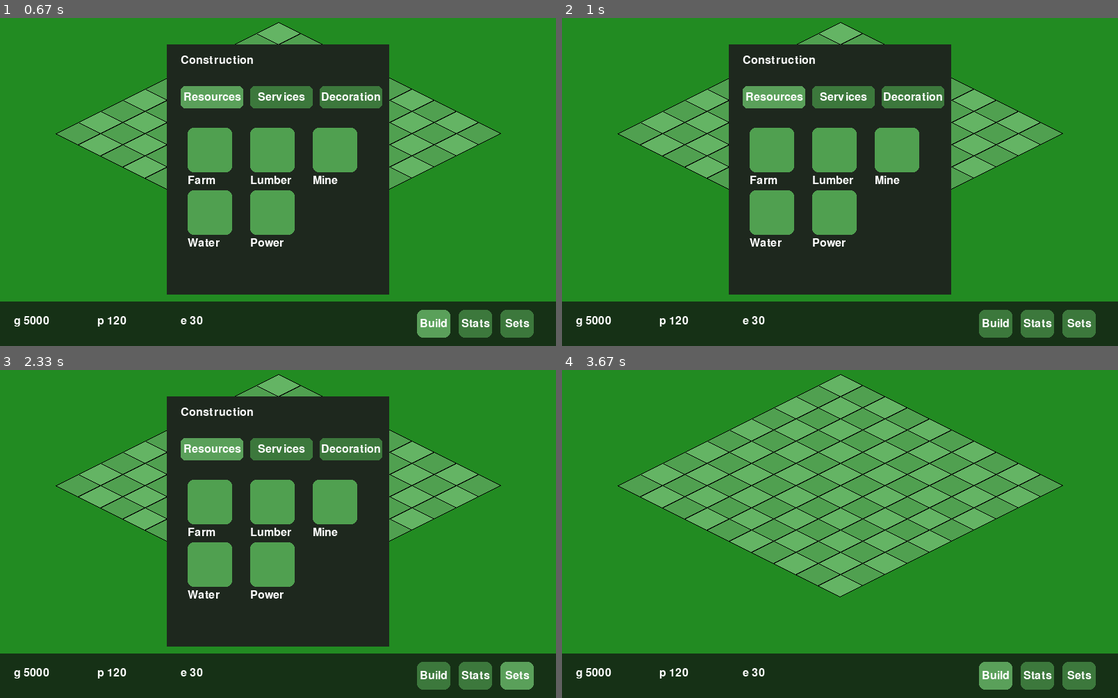
Above: before the commit, frames 1-4 (two rows, left to right).
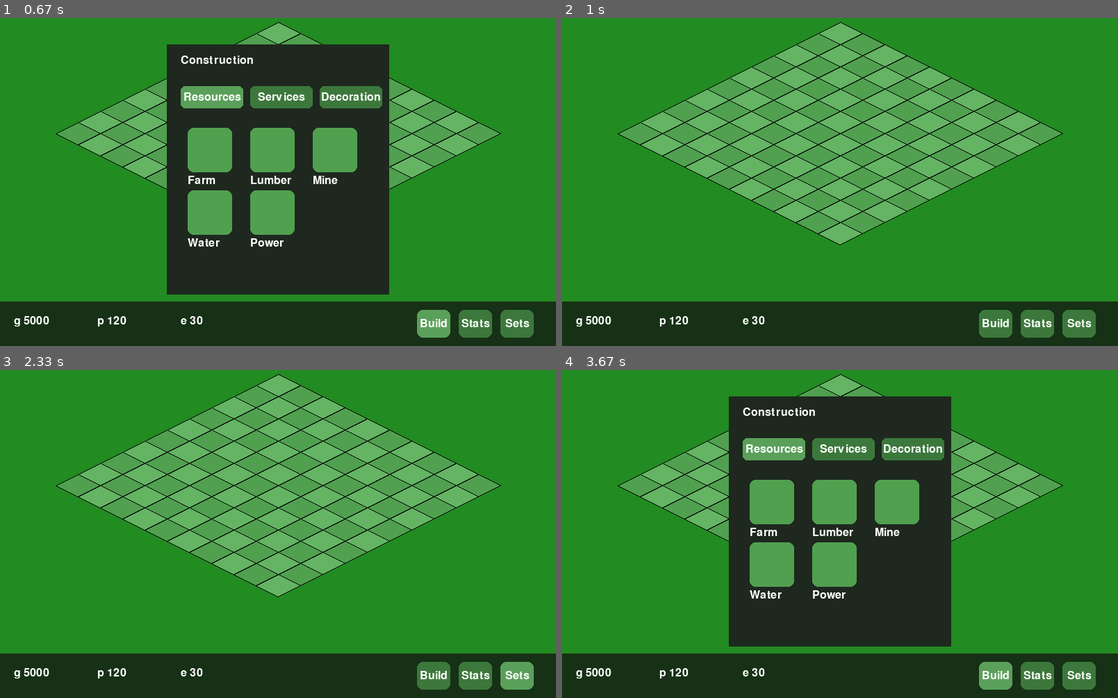
Above: after the commit, the same moments.

Repository: tdimnet/learn-pygame-by-doing
Game: pygame game, started from v3/app.py
The game is run twice, just before and just after one commit, with the same random seed, the same clock (stepped at 60 frames per second) and the same inputs.
Inputs (mouse positions are in pixels of both pictures, inside the frame that each line leads up to):
- Up to frame 1 (0.67 s): click "Build" at 0.38 s
- Up to frame 2 (1 s): click (706, 142) at 0.72 s
- Up to frame 3 (2.33 s): click "Stats" at 1.05 s; click (483, 635) at 1.38 s; click "Sets" at 2.22 s
- Up to frame 4 (3.67 s): click (823, 419) at 2.55 s; click "Build" at 3.38 s

Frame 1 is identical in both runs. In frame 2, 26% of the frame differs, in the area x 30-70%, y 8-85%; in frame 3, 26%; in frame 4, 26%.

Commit message:
Can now toggle menu from the outside

Diff:
--- a/v3/app.py
+++ b/v3/app.py
@@ -144,7 +144,7 @@
             0
         )
 
-
+    menu_rect = pygame.Rect(x, y, MENU_WIDTH, MENU_HEIGHT)
     screen.blit(menu_surface, (x, y))
 
     return (
@@ -152,6 +152,7 @@
         for cat, r in category_rects.items()},
         {name: pygame.Rect(x + r.x, y + r.y, r.w, r.h)
         for name, r in item_buttons.items()},
+        menu_rect
     )
 
 
@@ -213,6 +214,7 @@
     clock = pygame.time.Clock()
     font = pygame.font.SysFont(None, 24)
 
+    menu_rect = None
     menu_open = False
     menu_anim = 0.0
     menu_anim_speed = 6.0
@@ -262,10 +264,13 @@
                             selected_building = name
                             menu_open = False
 
+                if (menu_open and menu_rect and not
+                    menu_rect.collidepoint(mouse_pos)):
+                    if not hud_buttons["build"].collidepoint(mouse_pos):
+                        menu_open = False
+
 
         # Idle economy update
-
-        print(selected_building)
 
 
         # Draw update
@@ -283,7 +288,7 @@
             menu_anim = max(0.0, menu_anim - dt * menu_anim_speed)
 
         if menu_anim > 0:
-            menu_buttons, item_buttons = draw_build_menu(screen, font, menu_anim,
+            menu_buttons, item_buttons, menu_rect = draw_build_menu(screen, font, menu_anim,
                                            active_category, previous_category,
                                            category_anim)
 
